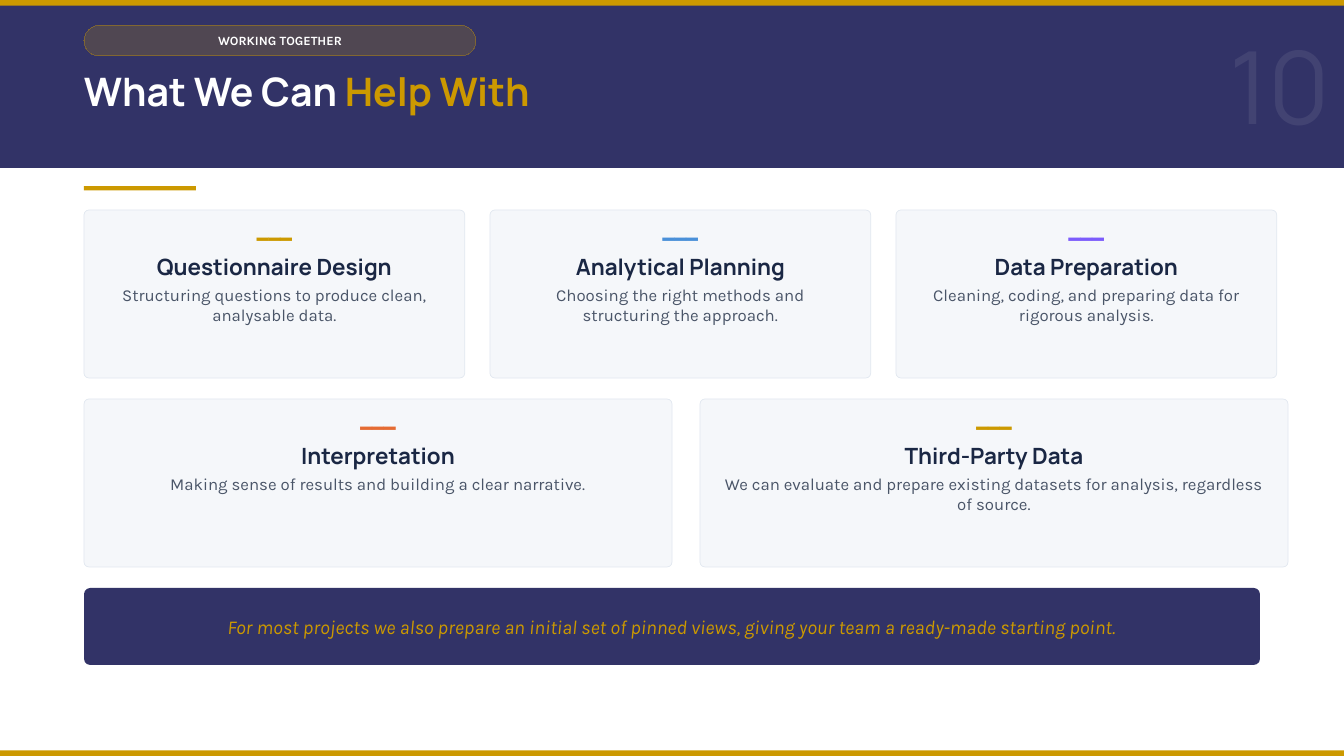
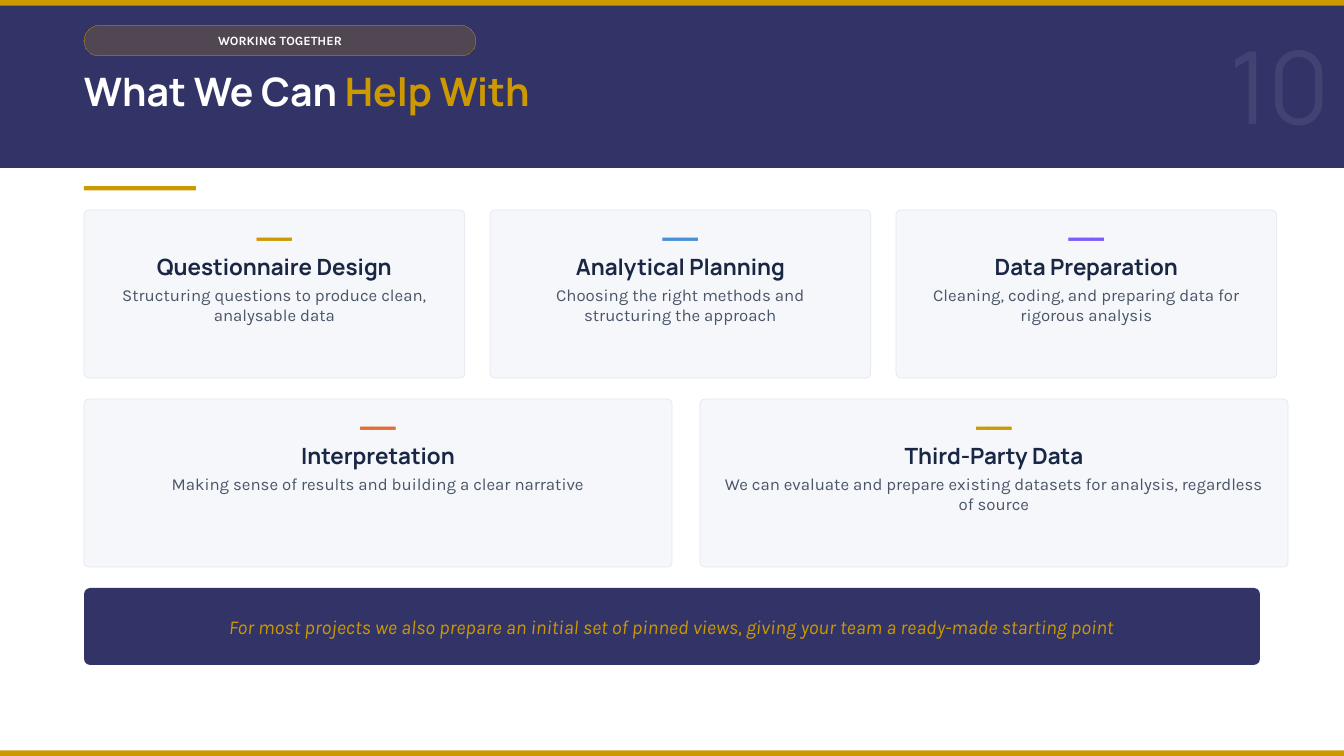
Before and after one commit to DuncanRBrett/Turas, a slide deck: slide 12 of docs/marketing/Introducing Turas v6.pptx. Drawn at 1344x756 pixels with LibreOffice and Linux fonts; fonts in the diff are those of the drawing. Boxes give left, top, right and bottom in pixels: in the first picture for what was removed or moved away, otherwise in the second. Text is boxed around its words. In the diff, an @@ line names an element or a change of style, - is before the commit and + after.

```diff
--- a/docs/marketing/Introducing Turas v6.pptx
+++ b/docs/marketing/Introducing Turas v6.pptx
@@ text at (122,289,426,325): text changed @@
-Structuring questions to produce clean, analysable data.
+Structuring questions to produce clean, analysable data
@@ text at (556,289,804,325): text changed @@
-Choosing the right methods and structuring the approach.
+Choosing the right methods and structuring the approach
@@ text at (933,289,1239,325): text changed @@
-Cleaning, coding, and preparing data for rigorous analysis.
+Cleaning, coding, and preparing data for rigorous analysis
@@ text at (172,478,584,494): text changed @@
-Making sense of results and building a clear narrative.
+Making sense of results and building a clear narrative
@@ text at (725,478,1262,510): text changed @@
-We can evaluate and prepare existing datasets for analysis, regardless of source.
+We can evaluate and prepare existing datasets for analysis, regardless of source
@@ text in rounded rectangle at (229,620,1114,639): text changed @@
-For most projects we also prepare an initial set of pinned views, giving your team a ready-made starting point.
+For most projects we also prepare an initial set of pinned views, giving your team a ready-made starting point
```
Also in this commit, not shown: 11 other slides changed, 5 other files.
